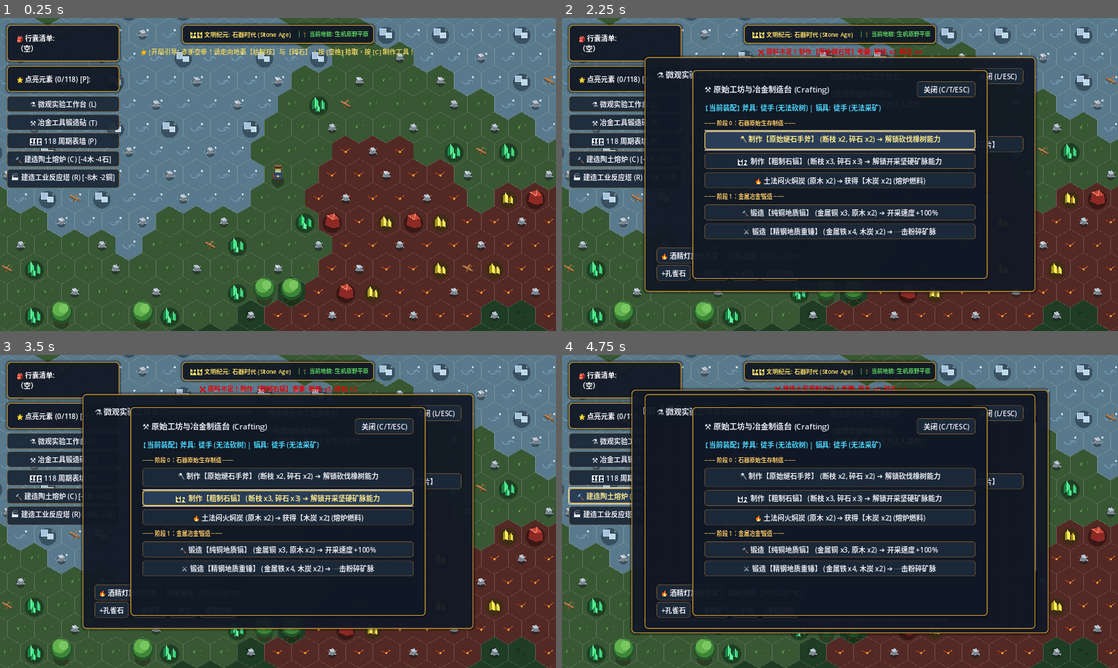
Above: before the commit, frames 1-4 (two rows, left to right).
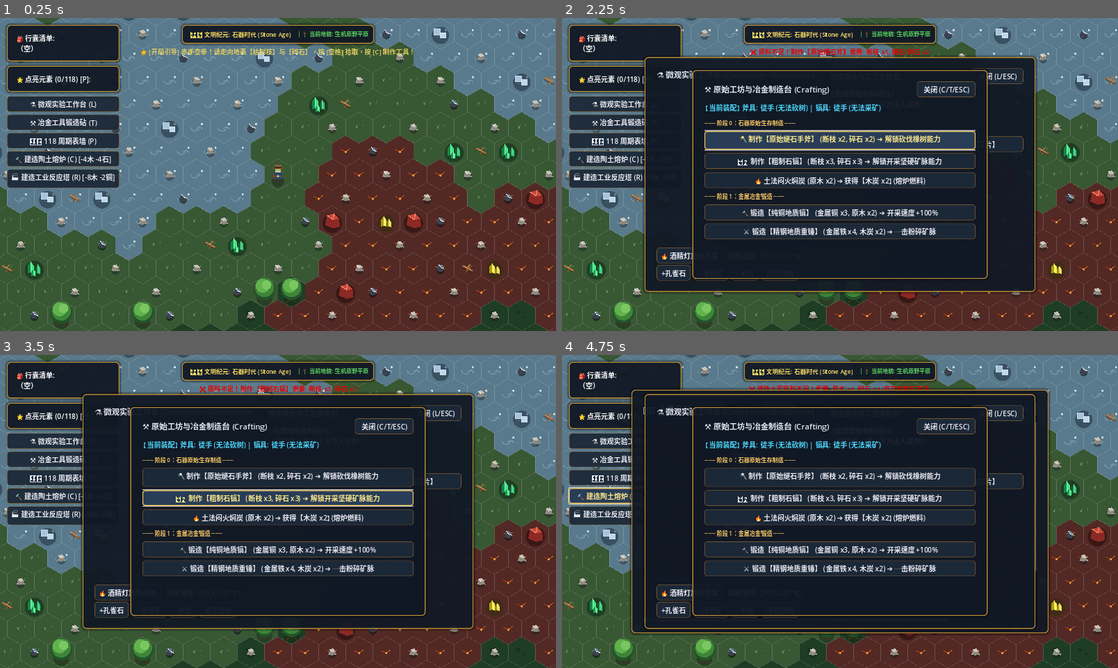
Above: after the commit, the same moments.

Repository: imlinhanchao/elemental-earth-2d
Game: Godot game, scene res://src/scenes/world.tscn
Two runs of this game, one before a commit and one after it. Both use one fixed random seed, a clock stepped at 60 frames per second and the inputs below.
Inputs:
- Up to frame 1 (0.25 s): no input
- Up to frame 2 (2.25 s): click "⚗️ 微观实验工作台 (L)" at 0.5 s; click "⚒️ 冶金工具锻造砧 (T)" at 1.25 s; click "🪓 制作【原始燧石手斧】 (断枝 x2, 碎石 x2) ➔…" at 2 s
- Up to frame 3 (3.5 s): click "⛏️ 制作【粗制石镐】 (断枝 x3, 碎石 x3) ➔ …" at 2.75 s
- Up to frame 4 (4.75 s): click "🏛️ 118 周期表墙 (P)" at 3.5 s; click "🔨 建造陶土熔炉 (C) [-4木 -4石]" at 4.25 s

The runs differ from the first frame. In frame 1, 2.1% of the frame differs, in the area x 0-100%, y 2-99%; in frame 2, 1.4%; in frame 3, 1.0%; in frame 4, 1.1%.

Commit message:
feat: explicitly distinguish and spawn both loose stone and sharp flint with full recipe compatibility

Diff:
--- a/src/core/data_db.gd
+++ b/src/core/data_db.gd
@@ -58,12 +58,21 @@
 			eras = parsed
 
 static func get_item(key: String) -> Dictionary:
-	if items.has(key):
-		return items[key]
-	if key == "flint":
-		return {"key": "flint", "name": "原石/碎石", "category": "材料"}
+	var item: Dictionary = items.get(key, {}).duplicate()
+	if key == "stone":
+		if item.is_empty():
+			item = {"key": "stone", "category": "材料", "description": "散落的碎石块，可用于筑造与制造石器。"}
+		item["name"] = "碎石"
+		return item
+	elif key == "flint":
+		if item.is_empty():
+			item = {"key": "flint", "category": "矿石", "description": "坚硬锋利的燧石，断面呈贝壳状。"}
+		item["name"] = "燧石"
+		return item
 	elif key == "stick":
 		return {"key": "stick", "name": "枯树枝", "category": "材料"}
+	if not item.is_empty():
+		return item
 	return {}
 
 static func get_element(number: int) -> Dictionary:
--- a/src/core/hex_world_generator.gd
+++ b/src/core/hex_world_generator.gd
@@ -91,9 +91,11 @@
 func determine_resource_spawn(q: int, r: int, biome: BiomeType) -> String:
 	var rand_val = abs(sin(float(q * 374761393 + r * 668265263)))
 
-	# 首先在所有群落中分布一定密度的散落碎石与断枝 (供开局一穷二白拾取)
-	if rand_val > 0.94:
-		return "flint"        # 散落碎石 (徒手可拾取)
+	# 首先在所有群落中分布散落碎石、燧石与断枝 (供开局一穷二白拾取)
+	if rand_val > 0.95:
+		return "stone"        # 散落碎石 (大量分布，开局基础石材)
+	elif rand_val > 0.91 and rand_val <= 0.95:
+		return "flint"        # 伴生燧石 (尖锐矿石)
 	elif rand_val < 0.06:
 		return "stick"        # 地表断枝 (徒手可拾取)
 
--- a/src/scenes/resource_node.gd
+++ b/src/scenes/resource_node.gd
@@ -51,7 +51,7 @@
 		elif pick == "iron_pickaxe": damage = 4
 		else: damage = 1
 
-	if item_key in ["flint", "stick"]:
+	if item_key in ["stone", "flint", "stick"]:
 		damage = max_health
 
 	current_health -= damage
@@ -65,7 +65,11 @@
 
 	if current_health <= 0:
 		GameState.inventory.add_item(item_key, yield_amount)
-		GameState.post_notice("✨ 获得: %s x%d！" % [item_name, yield_amount], Color(0.2, 0.9, 0.5))
+		if item_key == "stone" and randf() < 0.25:
+			GameState.inventory.add_item("flint", 1)
+			GameState.post_notice("✨ 获得: %s x%d，并意外拾得【燧石 x1】！" % [item_name, yield_amount], Color(0.2, 0.9, 0.5))
+		else:
+			GameState.post_notice("✨ 获得: %s x%d！" % [item_name, yield_amount], Color(0.2, 0.9, 0.5))
 
 		current_health = max_health
 		visible = false
@@ -96,6 +100,8 @@
 			_draw_sulfur_crystals()
 		"halite":
 			_draw_halite_cubes()
+		"stone":
+			_draw_loose_stone()
 		"flint":
 			_draw_loose_flint()
 		"stick":
@@ -160,28 +166,49 @@
 	# 立方体 2
 	_draw_cube(Vector2(6, 4), 12.0, Color(0.80, 0.90, 0.98, 0.9))
 
-# 6. 散落多面原石/碎石 (Loose Stones - 棱角分明的石块与投影)
-func _draw_loose_flint() -> void:
+# 6. 散落碎石块 (Loose Stones - 灰白色天然碎石与伴生岩屑)
+func _draw_loose_stone() -> void:
 	# 石块阴影
-	draw_circle(Vector2(0, 4), 10.0, Color(0.08, 0.10, 0.12, 0.45))
-	# 主原石 (带切面的多面岩块)
+	draw_circle(Vector2(0, 4), 10.0, Color(0.08, 0.10, 0.12, 0.40))
+	# 主原石 (带切面的暖灰多面花岗岩/石灰岩块)
 	draw_colored_polygon([
 		Vector2(-8, 3), Vector2(-6, -7), Vector2(2, -9),
 		Vector2(8, -2), Vector2(6, 6), Vector2(-3, 7)
-	], Color(0.48, 0.52, 0.56))
+	], Color(0.56, 0.54, 0.50))
 	# 向阳受光面
 	draw_colored_polygon([
 		Vector2(-6, -7), Vector2(2, -9), Vector2(8, -2), Vector2(0, -1)
-	], Color(0.72, 0.76, 0.82))
+	], Color(0.78, 0.76, 0.72))
 	# 伴生小石块
 	draw_colored_polygon([
 		Vector2(-10, 5), Vector2(-7, 1), Vector2(-4, 6)
-	], Color(0.60, 0.65, 0.70))
+	], Color(0.66, 0.64, 0.60))
 	draw_colored_polygon([
 		Vector2(5, 4), Vector2(9, 2), Vector2(10, 7)
-	], Color(0.62, 0.66, 0.72))
-	# 石头白色锋利高光棱
-	draw_line(Vector2(-6, -7), Vector2(0, -1), Color(0.92, 0.95, 0.98), 1.5)
+	], Color(0.68, 0.65, 0.62))
+	# 白色钝感风化石棱线
+	draw_line(Vector2(-6, -7), Vector2(0, -1), Color(0.92, 0.90, 0.86), 1.5)
+
+# 6.5 坚硬锋利燧石 (Flint - 深黑玄武岩质、断面贝壳状带有锐利锋芒)
+func _draw_loose_flint() -> void:
+	# 锐利阴影
+	draw_circle(Vector2(0, 4), 9.0, Color(0.04, 0.05, 0.08, 0.55))
+	# 主燧石 (深青灰致密块体)
+	draw_colored_polygon([
+		Vector2(-9, 4), Vector2(-4, -9), Vector2(4, -8),
+		Vector2(9, 1), Vector2(5, 7), Vector2(-2, 8)
+	], Color(0.24, 0.26, 0.30))
+	# 锋利贝壳状断口受光面
+	draw_colored_polygon([
+		Vector2(-4, -9), Vector2(4, -8), Vector2(9, 1), Vector2(1, -2)
+	], Color(0.44, 0.48, 0.54))
+	# 晶莹锐角小碎块
+	draw_colored_polygon([
+		Vector2(-8, -2), Vector2(-6, -6), Vector2(-4, -3)
+	], Color(0.35, 0.38, 0.45))
+	# 燧石刃口极亮冰蓝高光线 (如刃割物)
+	draw_line(Vector2(-4, -9), Vector2(1, -2), Color(0.75, 0.90, 1.0), 1.8)
+	draw_line(Vector2(1, -2), Vector2(9, 1), Color(0.85, 0.95, 1.0), 1.8)
 
 # 7. 枯树枝 (Fallen Sticks - 明亮原木色多叉枯枝)
 func _draw_fallen_stick() -> void:
--- a/src/scenes/world.gd
+++ b/src/scenes/world.gd
@@ -138,16 +138,24 @@
 	)
 
 func _on_build_furnace_requested() -> void:
-	if GameState.inventory.has_item("wood", 4) and GameState.inventory.has_item("flint", 4):
+	var stone_count = GameState.inventory.get_count("stone")
+	var flint_count = GameState.inventory.get_count("flint")
+	if GameState.inventory.has_item("wood", 4) and (stone_count + flint_count >= 4):
 		GameState.inventory.remove_item("wood", 4)
-		GameState.inventory.remove_item("flint", 4)
+		var needed = 4
+		var take_stone = min(stone_count, needed)
+		if take_stone > 0:
+			GameState.inventory.remove_item("stone", take_stone)
+			needed -= take_stone
+		if needed > 0:
+			GameState.inventory.remove_item("flint", needed)
 		var new_f = FurnaceScene.instantiate()
 		new_f.position = player.position + Vector2(40, 20)
 		entities.add_child(new_f)
 		_bind_furnace_events(new_f)
 		GameState.post_notice("🔨 现场施工完成！消耗原木 x4 与碎石 x4 堆砌起【陶土熔炉】！", Color.GREEN)
 	else:
-		GameState.post_notice("❌ 建造土窑原料不足！需要: 原木 x4, 碎石 x4", Color.RED)
+		GameState.post_notice("❌ 建造土窑原料不足！需要: 原木 x4, 碎石 x4 (亦可用燧石充当)", Color.RED)
 
 func _on_build_reactor_requested() -> void:
 	if GameState.inventory.has_item("wood", 8) and GameState.inventory.has_item("copper", 2):
--- a/src/ui/tool_craft_modal.gd
+++ b/src/ui/tool_craft_modal.gd
@@ -44,21 +44,39 @@
 	current_tool_label.text = "【当前装配】 斧具: %s | 镐具: %s" % [axe_desc, pick_desc]
 
 func _craft_flint_axe() -> void:
-	# 消耗: 断枝 x2 + 碎石 x2
-	if GameState.inventory.has_item("stick", 2) and GameState.inventory.has_item("flint", 2):
+	# 消耗: 断枝 x2 + 燧石/碎石 x2 (优先消耗锋利燧石)
+	var has_flint = GameState.inventory.get_count("flint")
+	var has_stone = GameState.inventory.get_count("stone")
+	if GameState.inventory.has_item("stick", 2) and (has_flint + has_stone >= 2):
 		GameState.inventory.remove_item("stick", 2)
-		GameState.inventory.remove_item("flint", 2)
+		var needed = 2
+		var take_flint = min(has_flint, needed)
+		if take_flint > 0:
+			GameState.inventory.remove_item("flint", take_flint)
+			needed -= take_flint
+		if needed > 0:
+			GameState.inventory.remove_item("stone", needed)
 		GameState.equip_tool("axe", "flint_axe")
+		GameState.post_notice("🪓 制作成功！装备【原始燧石斧】，现在可以前往树林砍伐橡树！", Color.GREEN)
 		_refresh_ui()
 	else:
-		GameState.post_notice("❌ 原料不足！制作【原始燧石斧】需要: 断枝 x2, 碎石 x2", Color.RED)
+		GameState.post_notice("❌ 原料不足！制作【原始燧石斧】需要: 断枝 x2, 燧石/碎石 x2", Color.RED)
 
 func _craft_stone_pick() -> void:
-	# 消耗: 断枝 x3 + 碎石 x3
-	if GameState.inventory.has_item("stick", 3) and GameState.inventory.has_item("flint", 3):
+	# 消耗: 断枝 x3 + 碎石/燧石 x3 (优先消耗碎石)
+	var has_stone = GameState.inventory.get_count("stone")
+	var has_flint = GameState.inventory.get_count("flint")
+	if GameState.inventory.has_item("stick", 3) and (has_stone + has_flint >= 3):
 		GameState.inventory.remove_item("stick", 3)
-		GameState.inventory.remove_item("flint", 3)
+		var needed = 3
+		var take_stone = min(has_stone, needed)
+		if take_stone > 0:
+			GameState.inventory.remove_item("stone", take_stone)
+			needed -= take_stone
+		if needed > 0:
+			GameState.inventory.remove_item("flint", needed)
 		GameState.equip_tool("pickaxe", "stone_pickaxe")
+		GameState.post_notice("⛏️ 制作成功！装备【粗制石镐】，现在可以前往矿脉开采孔雀石/赤铁矿！", Color.GREEN)
 		_refresh_ui()
 	else:
 		GameState.post_notice("❌ 原料不足！制作【粗制石镐】需要: 断枝 x3, 碎石 x3", Color.RED)
Binary file changed: screenshot_current.png
